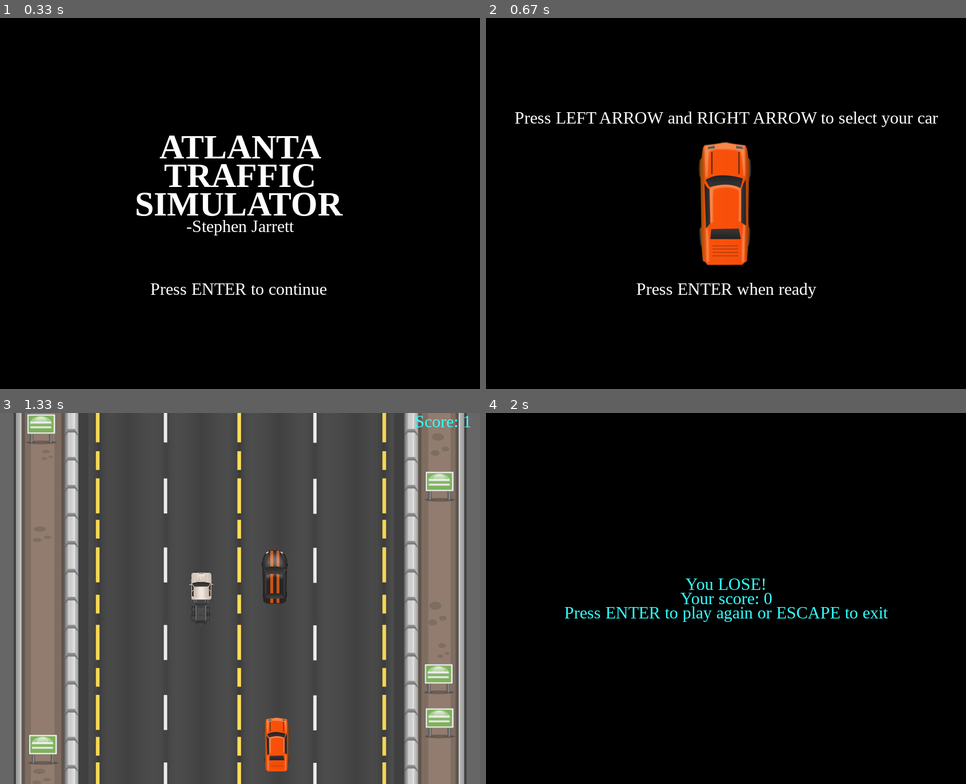
Above: before the commit, frames 1-4 (two rows, left to right).
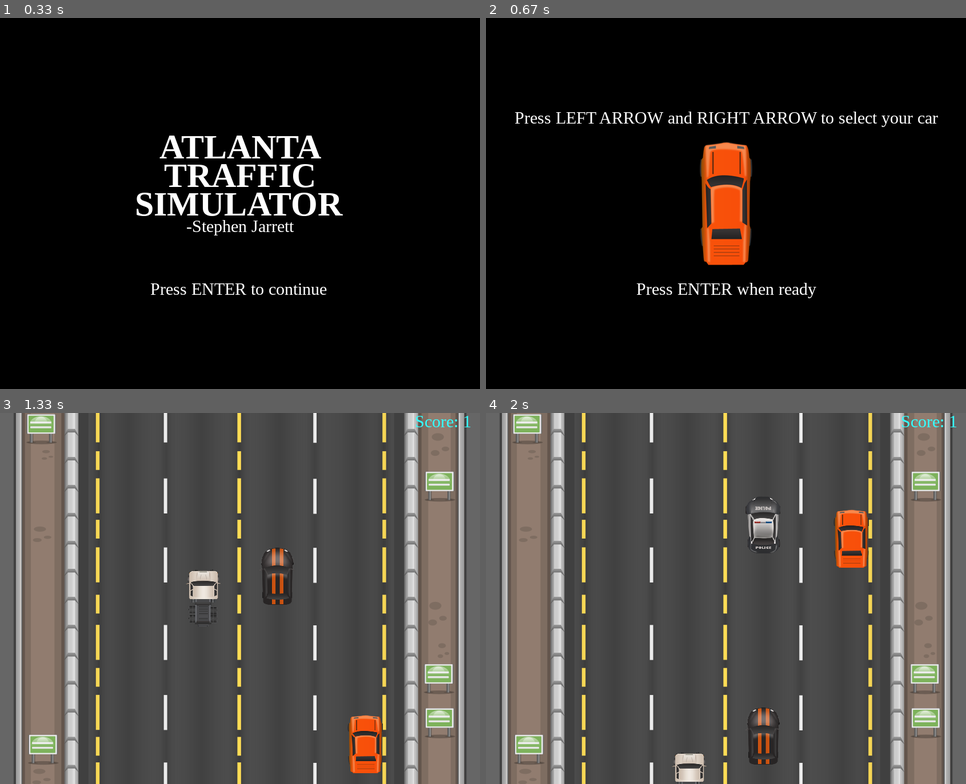
Above: after the commit, the same moments.

Repository: stephenjarrett/Atlanta_Traffic_Simulator_pygame
Game: pygame game, started from Atlanta_Traffic_Sim.py
Two runs of this game, one before a commit and one after it. Both use one fixed random seed, a clock stepped at 60 frames per second and the inputs below.
Inputs:
- Up to frame 1 (0.33 s): no input
- Up to frame 2 (0.67 s): tap Enter at 0.33 s
- Up to frame 3 (1.33 s): tap Enter at 0.67 s; hold Right from 1 s (still down)
- Up to frame 4 (2 s): release Right at 1.47 s; hold Up 1.5-1.8 s; hold Right from 1.83 s (still down)

Frame 1 is identical in both runs. In frame 2, 0.9% of the frame differs, in the area x 44-56%, y 33-67%; in frame 3, 2.3%; in frame 4, 100%, in the area x 0-100%, y 0-100%.

Commit message:
changed movement systems from 'blinking' to fluid movement and shrunk hit horizontal hit boxes

Diff:
--- a/Atlanta_Traffic_Sim.py
+++ b/Atlanta_Traffic_Sim.py
@@ -29,7 +29,7 @@
 lane2_x = lane1_x + move_x
 lane3_x = lane1_x + move_x*2
 lane4_x = lane1_x + move_x*3
-left_border = 146
+left_border = 190
 right_border = 521 + move_x
 bottom_border = 533
 top_border = 90
@@ -186,6 +186,7 @@
     pygame.mixer.music.fadeout(1500)
 
 def pick_car(vehicle_images):
+    #will add this in later to shrink code in intro fn
     pass
 
 def outro(results_screen, play_again, player_score):
@@ -232,6 +233,7 @@
         pygame.mixer.music.load('./sounds/racing.mp3')
         pygame.mixer.music.play(-1)
 
+        #list to append with RNG
         enemy_list = []
 
         #creating ranges for random speeds
@@ -249,7 +251,7 @@
         spawn_time =28
 
         lose = False
-        #Intro screen
+        #Main gameplay loops
         while not lose and play_again == True:
             for event in pygame.event.get():
                 if event.type == pygame.QUIT:
@@ -260,25 +262,28 @@
                 #Controls
                 if event.type == pygame.KEYDOWN:
                     if event.key == pygame.K_LEFT:
-                        if player.rect.x - move_x < left_border:
-                            pass
-                        else:
-                            player.rect.x -= move_x
+                        player.x_speed = -20
                     elif event.key == pygame.K_RIGHT:
-                        if player.rect.x + move_x > right_border:
-                            pass
-                        else:
-                            player.rect.x += move_x
+                        player.x_speed = 20
                     elif event.key == pygame.K_UP:
-                        if player.rect.y - move_y < top_border:
-                            pass
-                        else:
-                            player.rect.y -= move_y
+                        player.y_speed = -20
                     elif event.key == pygame.K_DOWN:
-                        if player.rect.y + move_y > bottom_border:
-                            pass
-                        else:
-                            player.rect.y += move_y
+                        player.y_speed = 20
+                if event.type == pygame.KEYUP:
+                    if event.key == pygame.K_LEFT:
+                        player.x_speed = 0
+                    elif event.key == pygame.K_RIGHT:
+                        player.x_speed = 0
+                    elif event.key == pygame.K_UP:
+                        player.y_speed = 0
+                    elif event.key == pygame.K_DOWN:
+                        player.y_speed = 0
+
+            #restricts where player can go
+            player.rect.bottom = min(player.rect.bottom, background_height + 20)
+            player.rect.top = max(player.rect.top, -20)
+            player.rect.right = min(player.rect.right, right_border)
+            player.rect.left = max(player.rect.left, left_border)
 
             screen.fill(background_crash)
             pygame.display.update()
@@ -289,24 +294,22 @@
             counting_rect = counting_text.get_rect()
             counting_rect.center = (775,15)
 
+            #uses the timer to determine and apply the game difficulty
             if score_timer.get()/1000 > 20 and score_timer.get()/1000 < 40:
                 speed_start = medium_speed_start
                 speed_end = medium_speed_end
                 mode = medium_mode
                 spawn_time = 25
-                # print('medium')
             elif score_timer.get()/1000 > 40 and score_timer.get()/1000 < 80:
                 speed_start = hard_speed_start
                 speed_end = hard_speed_end
                 mode = hard_mode
                 spawn_time = 20
-                # print('hard')
             elif score_timer.get()/1000 > 80:
                 speed_start = atlanta_speed_start
                 speed_end = atlanta_speed_end
                 mode = atlanta_mode
                 spawn_time = 18
-                # print('atlanta')
 
             #randomly spawn enemy cars
             if count % spawn_time == 0:
@@ -314,6 +317,8 @@
                         enemy_list.append(Enemy(enemy_lanes[random.randint(0,1)], random.randrange(speed_start,speed_end)))
                 if random.random() < mode:
                         enemy_list.append(Enemy(enemy_lanes[random.randint(2,3)], random.randrange(speed_start,speed_end)))
+
+            player.update()
 
             enemy_list_group = pygame.sprite.Group(enemy_list)
 
@@ -354,13 +359,6 @@
         results_screen = True
         outro(results_screen, play_again, player.score)
 
-
-
     pygame.quit()
 
 main()
-#  # Restrictions - potentially use this rather than the if/else statement
-# self.rect.bottom = min(self.rect.bottom, 600)
-# self.rect.top = max(self.rect.top, 0)
-# self.rect.right = min(self.rect.right, 800)
-# self.rect.left = max(self.rect.left, 0)
--- a/enemy.py
+++ b/enemy.py
@@ -6,7 +6,7 @@
         pygame.sprite.Sprite.__init__(self)
         self.image_large = pygame.image.load(
             vehicle_images[random.randint(0, 8)])
-        self.image = pygame.transform.scale(self.image_large, (125, 95))
+        self.image = pygame.transform.scale(self.image_large, (61, 100))
         self.rect = self.image.get_rect()
         self.rect.center = pos
         self.pos = pos
--- a/vehicle.py
+++ b/vehicle.py
@@ -6,12 +6,19 @@
     def __init__(self, pos, car_choice_count):
         pygame.sprite.Sprite.__init__(self)
         self.image_large = pygame.image.load(vehicle_images[car_choice_count])
-        self.image = pygame.transform.scale(self.image_large,(125,95))
+        self.image = pygame.transform.scale(self.image_large,(62,102))
         self.rect = self.image.get_rect()
         self.rect.center = pos
         self.pos = pos
         self.score = 0
-        self.y_speed = 5
+        self.x = pos[0]
+        self.y = pos[1]
+        self.y_speed = 0
+        self.x_speed = 0
+
+    def update(self):
+        self.rect.x += self.x_speed
+        self.rect.y += self.y_speed
 
 
 image1 = './images/car.png'
Binary file changed: images/Ambulance.png
Binary file changed: images/Audi.png
Binary file changed: images/Black_viper.png
Binary file changed: images/Car.png
Binary file changed: images/Mini_van.png
Binary file changed: images/Police.png
Binary file changed: images/Small_truck.png
Binary file changed: images/taxi.png
Binary file changed: images/truck.png
